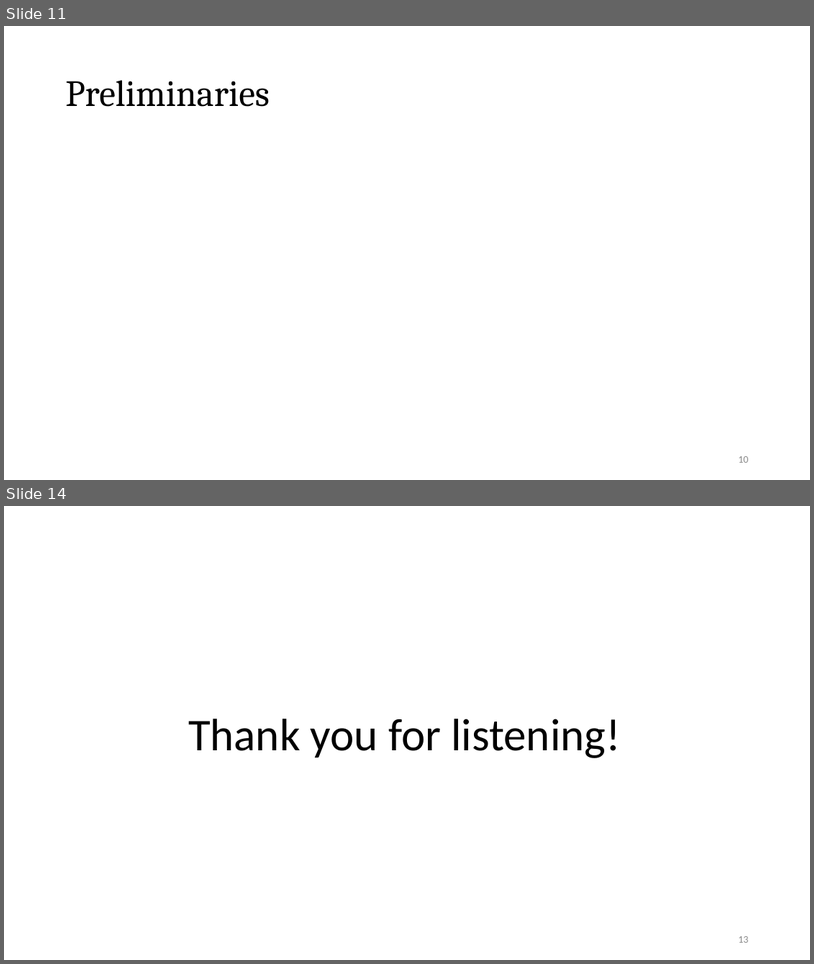
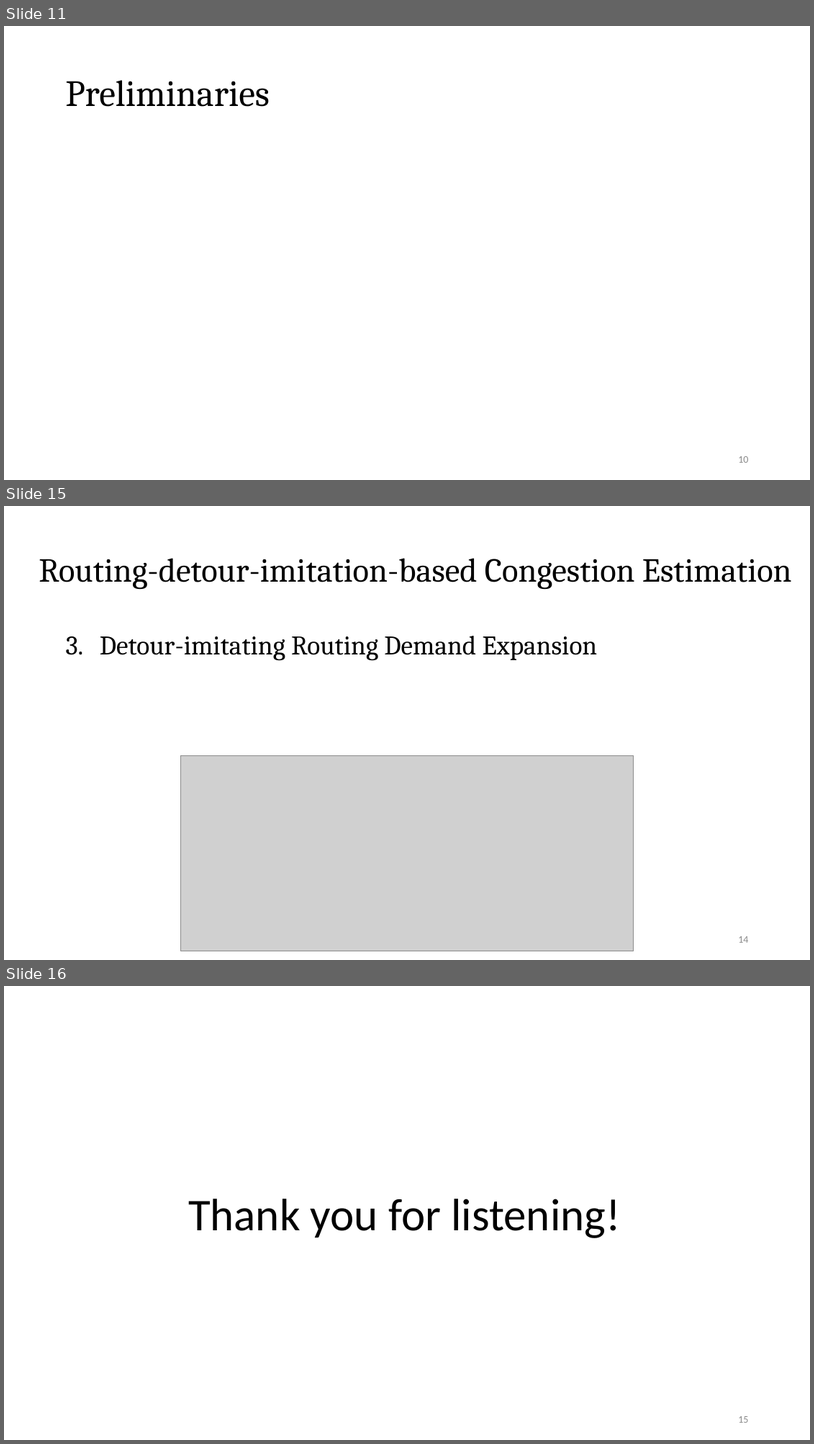
Before and after one commit to Pacific-Feng-Studuies/Studied-Papers, a slide deck: GM/Placement/PUFFER A Routability-Driven Placement Framework via Cell Padding/PUFFER A Routability-Driven Placement Framework via Cell Padding.pptx. Shown one above the other, each under a label of ours: slides 11 and 14 before the commit, slides 11, 15 and 16 after it; the slides between them are not shown. The pictures are 814x964 and 814x1444 pixels, drawn with LibreOffice and Linux fonts; fonts in the diff are those of the drawing; grey boxes stand for pictures. Boxes give left, top, right and bottom in pixels: in the first picture for what was removed or moved away, otherwise in the second. Text is boxed around its words. In the diff, an @@ line names an element or a change of style, - is before the commit and + after.

```diff
--- a/GM/Placement/PUFFER A Routability-Driven Placement Framework via Cell Padding/PUFFER A Routability-Driven Placement Framework via Cell Padding.pptx
+++ b/GM/Placement/PUFFER A Routability-Driven Placement Framework via Cell Padding/PUFFER A Routability-Driven Placement Framework via Cell Padding.pptx
@@ slide 15 added at bbox=[4, 506, 810, 960], background #FFFFFF @@
@@ title added at bbox=[39, 558, 792, 589], 40 pt, text #000000 @@
+Routing-detour-imitation-based Congestion Estimation
@@ text added at bbox=[100, 636, 598, 661], 32 pt, text #000000 @@
+3. Detour-imitating Routing Demand Expansion
@@ picture added at bbox=[180, 755, 634, 951] @@
@@ page number added at bbox=[738, 936, 748, 942], 12 pt, text #8C8C8C @@
+14
@@ what was slide 14 is now slide 16 @@
```
Also in this commit, not shown: 2 slides changed, 1 other slide added, 1 other file.
